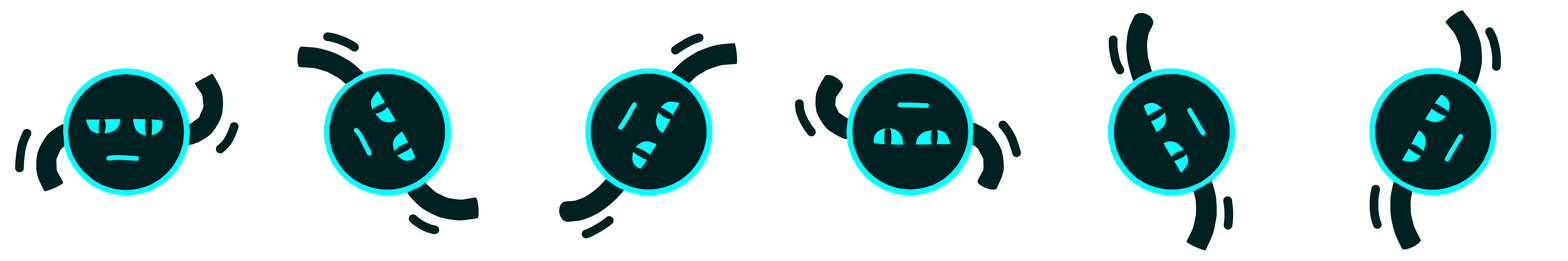
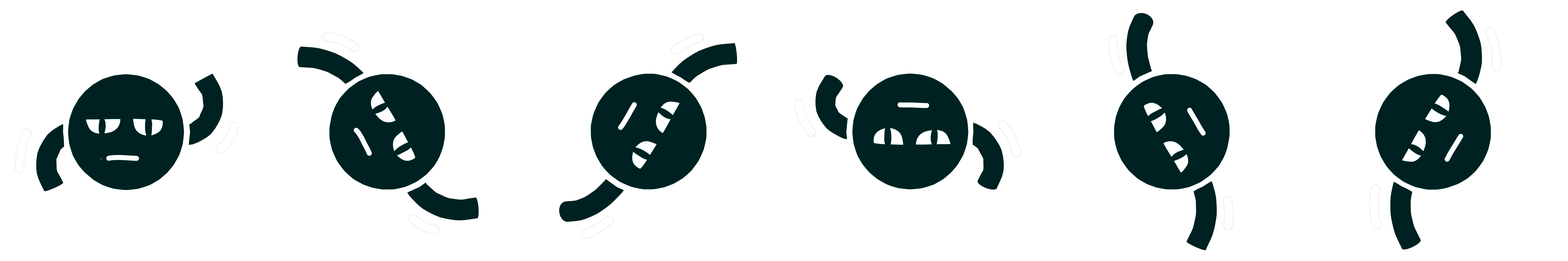
Two versions of the same layered image (1568×261). Layer-by-layer changes:
added layer "Layer 1 copy" above "Layer 1" over [15, 27, 1502, 239]
hid "Layer 1" over [15, 27, 1502, 239]
hid "Bally_raw_frames0075" over [1369, 27, 1497, 230]
hid "Bally_raw_frames0074" over [1107, 35, 1236, 231]
hid "Bally_raw_frames0045" over [815, 67, 1005, 196]
hid "Bally_raw_frames0044" over [585, 42, 713, 223]
hid "Bally_raw_frames0015" over [323, 46, 452, 221]
hid "Bally_raw_frames0001" over [62, 67, 224, 196]